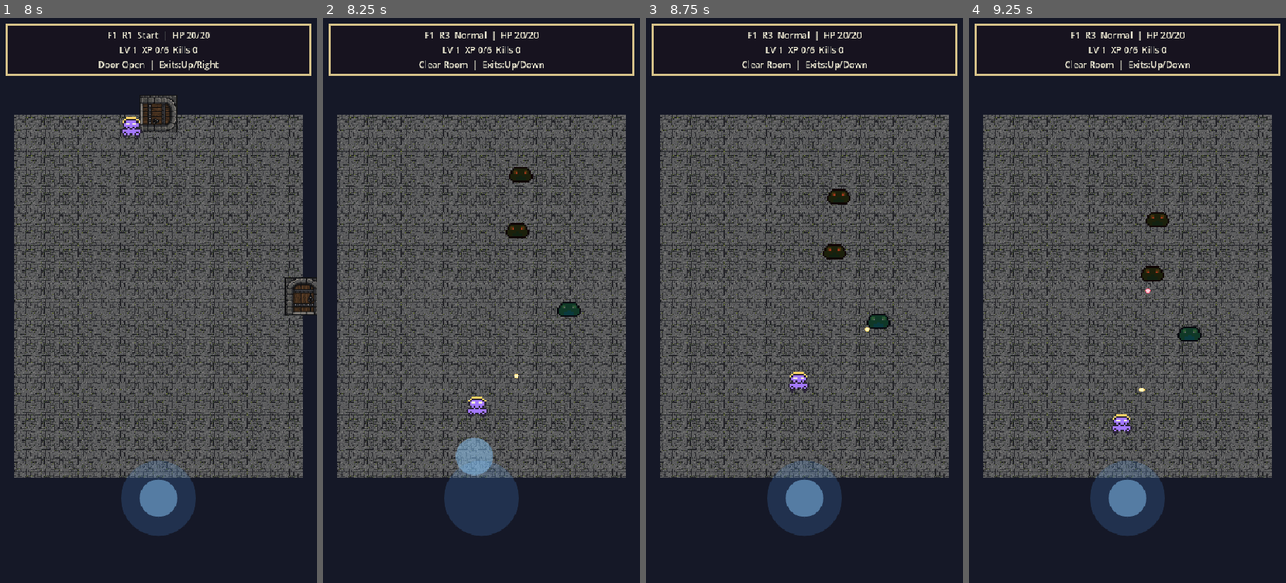
Above: before the commit, frames 1-4 (left to right).
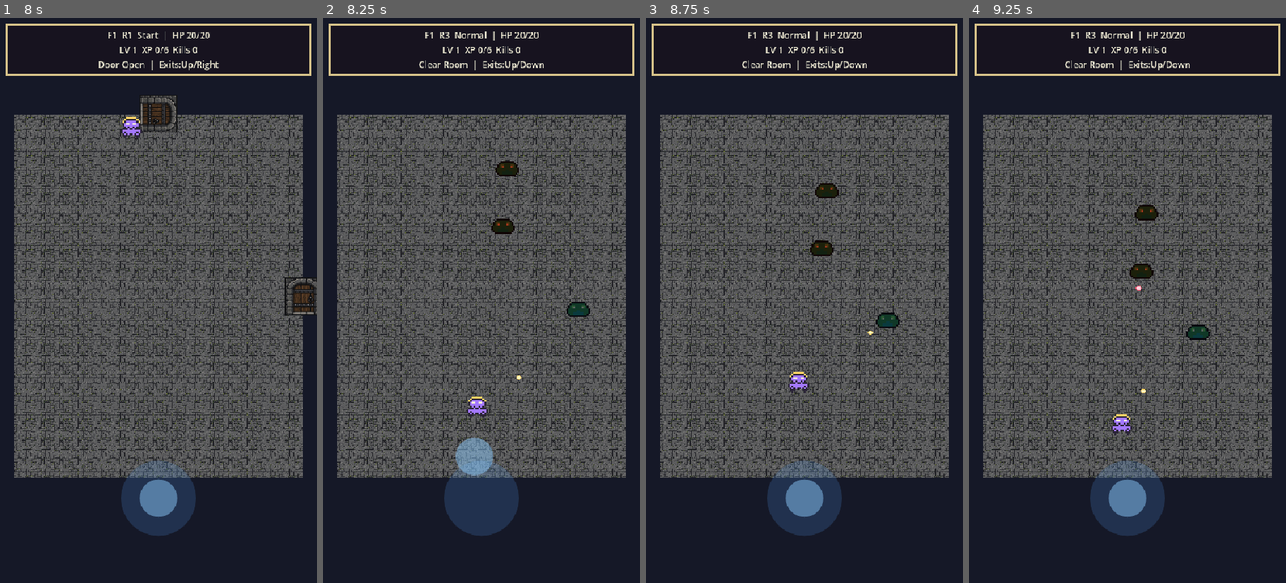
Above: after the commit, the same moments.

Repository: rinn0027-ai/cute-danger-survivors
Game: Godot game, scene res://scenes/StartMenu.tscn
The game is run twice, just before and just after one commit, with the same random seed, the same clock (stepped at 60 frames per second) and the same inputs.
Inputs (mouse positions are in pixels of both pictures, inside the frame that each line leads up to):
- Up to frame 1 (8 s): click "Start Game" at 0.5 s; tap Enter at 1.25 s; move the mouse to (228, 272) at 1.27 s; hold D (move_right) 1.28-2 s; tap 1 at 1.35, 4.35, 7.35 s; click (228, 272) at 1.42 s; tap Space at 1.52, 4.52, 7.52 s; drag from (95, 328) to (288, 470) at 2.02 s; move the mouse to (190, 176) at 2.77 s; hold D (move_right) 2.78-3.5 s; tap 3 at 2.85, 5.85 s; drag from (142, 413) to (158, 114) at 3.52 s; move the mouse to (253, 385) at 4.27 s; hold A (move_left) 4.28-5 s; drag from (63, 215) to (110, 159) at 5.02 s; move the mouse to (174, 300) at 5.77 s; hold S (move_down) 5.78-6.5 s; click (174, 300) at 5.92 s; drag from (110, 159) to (145, 34) at 6.52 s; move the mouse to (228, 272) at 7.27 s; hold W (move_up) from 7.28 s (still down)
- Up to frame 2 (8.25 s): release W (move_up) at 8 s; drag from (418, 328) to (481, 114) at 8.02 s
- Up to frame 3 (8.75 s): no input
- Up to frame 4 (9.25 s): move the mouse to (1159, 176) at 8.77 s; hold S (move_down) from 8.78 s (still down); tap 3 at 8.85 s

Frame 1 is identical in both runs. In frame 2, 0.7% of the frame differs, in the area x 53-85%, y 25-64%; in frame 3, 0.7%; in frame 4, 0.7%.

Commit message:
Space enemy spawns away from player

Diff:
--- a/scripts/main.gd
+++ b/scripts/main.gd
@@ -672,6 +672,30 @@
 	for i in range(count):
 		_spawn_enemy_in_room(boss)
 
+func _random_spawn_position(boss := false) -> Vector2:
+	var margin := 90.0 if boss else 58.0
+	var safe_from_player := minf(room_rect.size.length() * 0.42, 300.0) if boss else minf(room_rect.size.length() * 0.28, 190.0)
+	var min_enemy_gap := 150.0 if boss else 62.0
+	var fallback := room_rect.get_center()
+	var best := fallback
+	var best_score := -1.0
+	for attempt in range(36):
+		var candidate := Vector2(
+			rng.randf_range(room_rect.position.x + margin, room_rect.end.x - margin),
+			rng.randf_range(room_rect.position.y + margin, room_rect.end.y - margin)
+		)
+		var player_dist := candidate.distance_to(player.global_position)
+		var nearest_enemy := 9999.0
+		for existing in enemies.get_children():
+			nearest_enemy = minf(nearest_enemy, candidate.distance_to(existing.global_position))
+		var score := player_dist + nearest_enemy * 0.55
+		if score > best_score:
+			best_score = score
+			best = candidate
+		if player_dist >= safe_from_player and nearest_enemy >= min_enemy_gap:
+			return candidate
+	return best
+
 func _player_power_scale(for_boss := false) -> float:
 	var bullet_count: int = stats["bullet_count"]
 	var effective_bullets := 1.0 + float(maxi(0, bullet_count - 1)) * 0.72
@@ -697,12 +721,7 @@
 
 func _spawn_enemy_in_room(boss := false) -> void:
 	var enemy := EnemyScene.new()
-	var spawn_margin_x := minf(180.0, room_rect.size.x * 0.32)
-	var spawn_margin_right := minf(80.0, room_rect.size.x * 0.18)
-	enemy.position = Vector2(
-		rng.randf_range(room_rect.position.x + spawn_margin_x, room_rect.end.x - spawn_margin_right),
-		rng.randf_range(room_rect.position.y + 70, room_rect.end.y - 70)
-	)
+	enemy.position = _random_spawn_position(boss)
 	enemy.target = player
 	if boss:
 		var archetype: int = boss_state.get("archetype_id", 0)
